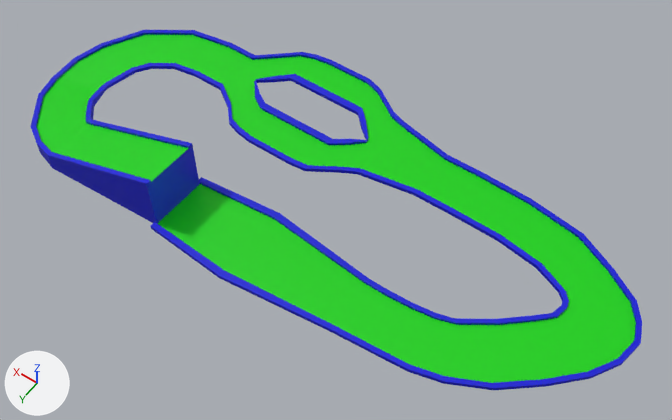
A saved change to the COLLADA model Maps/High_Jump.dae.
One viewpoint serves both versions: a 50 mm camera at (-95.0, 206.0, 269.0) aimed at (27.0, 35.0, 1.0). Arrows for +X, +Y and +Z are at lower left; the lights stay in place.
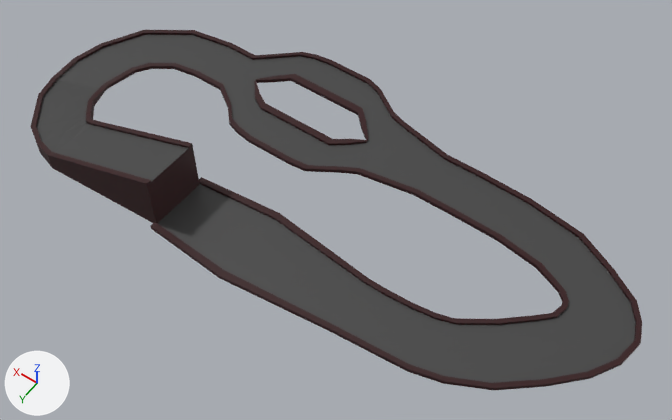
Pixel boxes (x1, y1, x2, y2) of what changed, in the pictures (672 x 420 px):
'Cube', recoloured (green to grey): (31, 30, 642, 390) in both

The change, as a diff of the scene's bpy script:
```diff
--- a/Maps/High_Jump.dae.py
+++ b/Maps/High_Jump.dae.py
@@ mat_ground @@
 mat_ground = principled_material('Ground')
-mat_ground.base_color = (0.00194, 0.64, 0.0)  # green #06d100
+mat_ground.base_color = (0.056, 0.056, 0.056)  # black #434343
 mat_ground.roughness = 0.44
@@ mat_wall @@
 mat_wall = principled_material('Wall')
-mat_wall.base_color = (0.0, 0.00425, 0.64)  # blue #000ed1
+mat_wall.base_color = (0.0299, 0.0022, 0.00349)  # dark red #30070b
 mat_wall.roughness = 0.44
```
